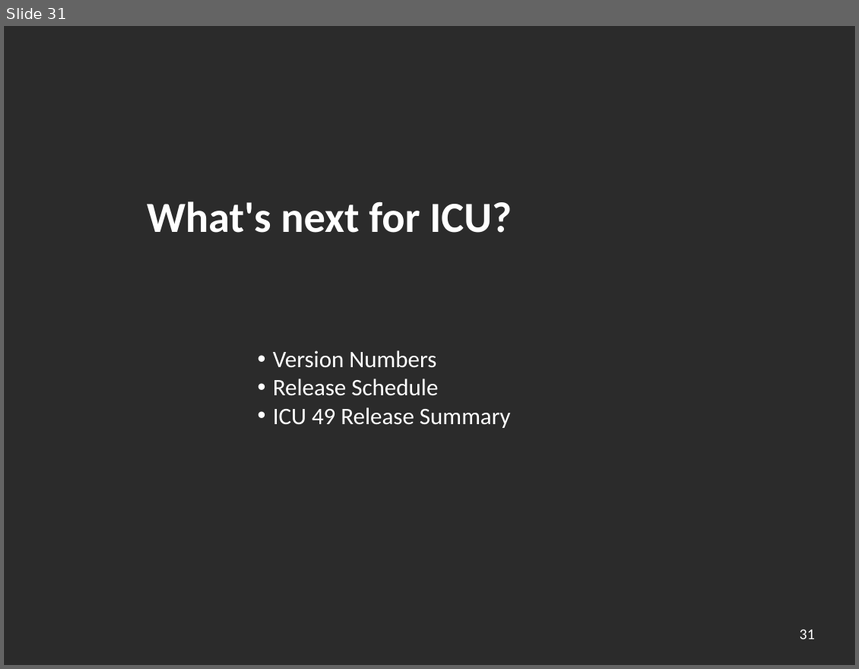
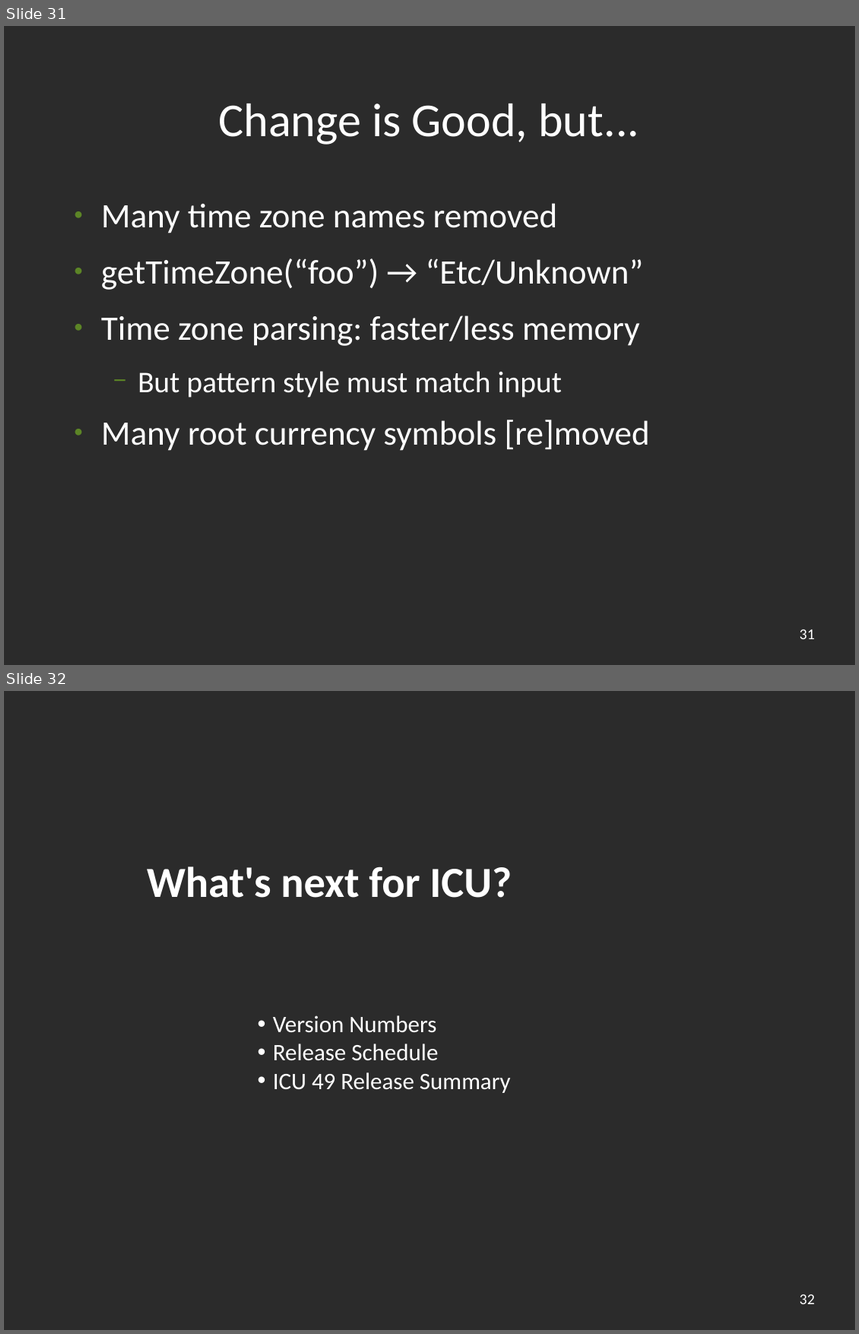
Before and after one commit to unicode-org/icu-docs, a slide deck: docs/pres/icu_overview.odp. Shown one above the other, each under a label of ours: slide 31 before the commit, slides 31 and 32 after it. The pictures are 859x669 and 859x1334 pixels, drawn with LibreOffice and Linux fonts; fonts in the diff are those of the drawing; background and template pictures are left out; a plain dark background stands for a picture behind light text. Boxes give left, top, right and bottom in pixels: in the first picture for what was removed or moved away, otherwise in the second. Text is boxed around its words. In the diff, an @@ line names an element or a change of style, - is before the commit and + after.

```diff
--- a/docs/pres/icu_overview.odp
+++ b/docs/pres/icu_overview.odp
@@ slide 31 added at (4,26,855,665), background picture (left out); not listed: 1 template element that a slide beside it also shows @@
@@ title added at (219,104,639,145), 44 pt, text #FFFFFF @@
+Change is Good, but...
@@ text added at (101,203,650,451), 32 pt, text #FFFFFF @@
+● Many time zone names removed
+● getTimeZone(“foo”) → “Etc/Unknown”
+● Time zone parsing: faster/less memory
+  − But pattern style must match input
+● Many root currency symbols [re]moved
@@ what was slide 31 is now slide 32 @@
@@ page number at (800,1294,815,1304): text changed @@
-31
+32
```
Also in this commit, not shown: 3 slides changed, 1 other file.
